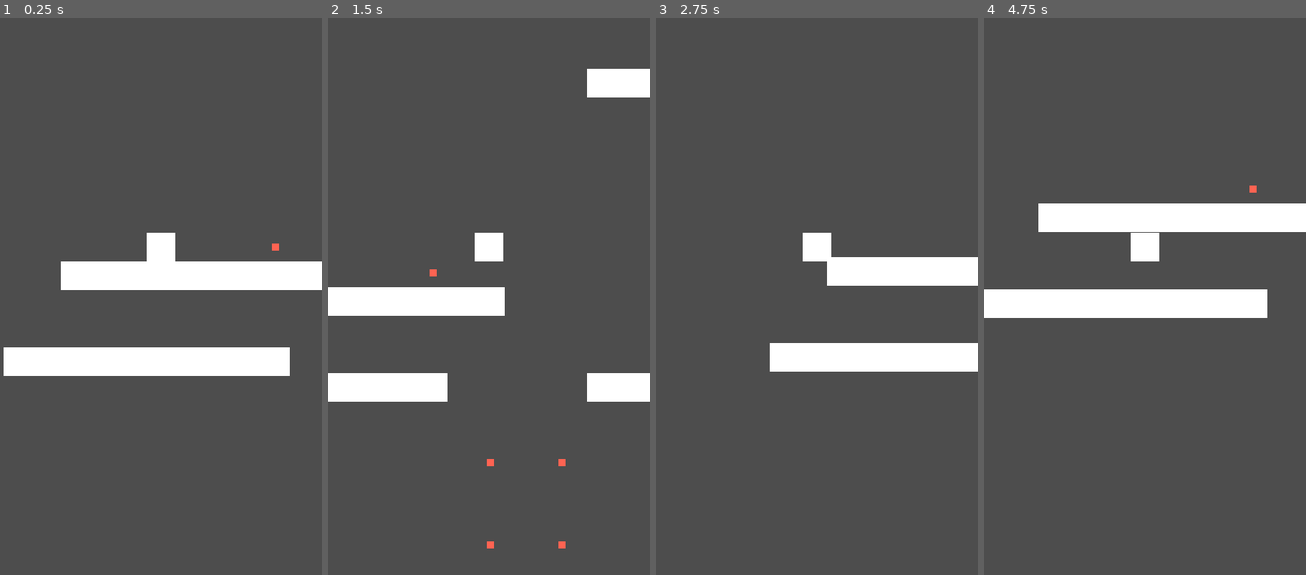
Above: before the commit, frames 1-4 (left to right).
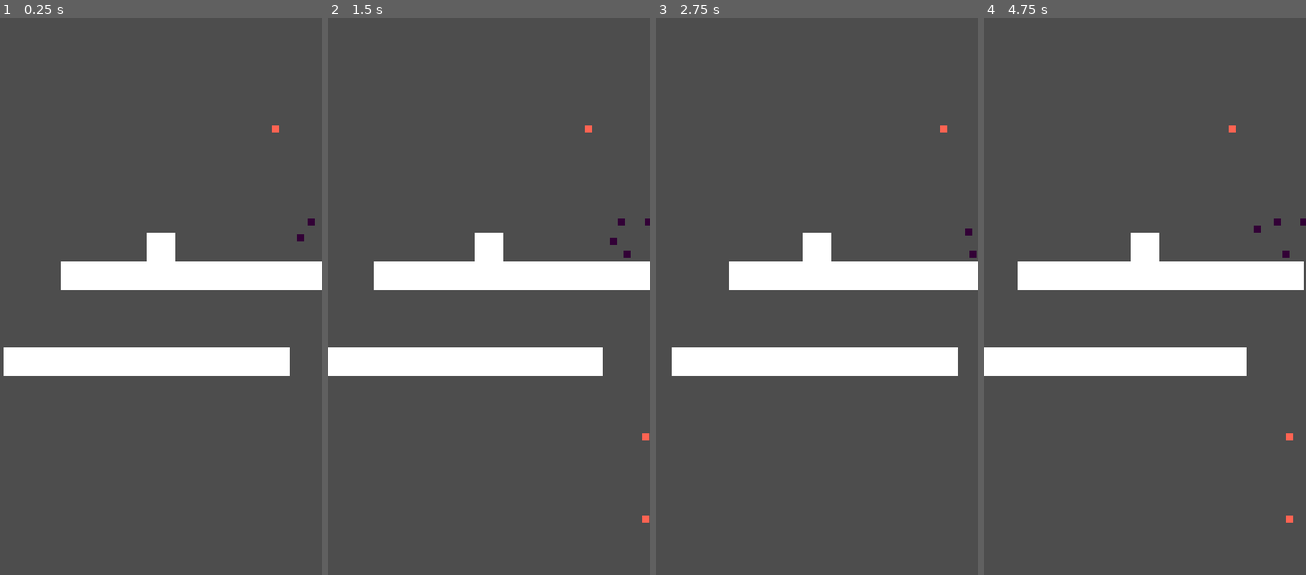
Above: after the commit, the same moments.

Repository: TylerPelaez/Sprouts
Game: Godot game, scene res://Levels/TylerTest.tscn
Two runs of this game, one before a commit and one after it. Both use one fixed random seed, a clock stepped at 60 frames per second and the inputs below. This scene is started directly instead of the project's main scene.
Inputs:
- Up to frame 1 (0.25 s): no input
- Up to frame 2 (1.5 s): hold E (Hit Switch) 0.53-1.28 s; hold D (Right) from 0.53 s (still down); tap Space (Jump) at 0.77 s; tap E (Hit Switch) at 1.35 s
- Up to frame 3 (2.75 s): tap Space (Jump) at 1.52 s; release D (Right) at 2.03 s; hold A (Left) from 2.03 s (still down); hold E (Hit Switch) from 2.03 s (still down)
- Up to frame 4 (4.75 s): release A (Left) at 2.78 s; release E (Hit Switch) at 2.78 s; hold D (Right) 2.78-4.28 s; tap E (Hit Switch) at 2.85, 4.35 s; tap Space (Jump) at 3.02, 3.77, 4.52 s; hold E (Hit Switch) 3.53-4.28 s; hold A (Left) from 4.28 s (still down)

The runs differ from the first frame. In frame 1, 0.1% of the frame differs, in the area x 84-98%, y 19-42%; in frame 2, 15%; in frame 3, 5.1%; in frame 4, 18%, in the area x 0-100%, y 19-91%.

Commit message:
Fix crash

Diff:
--- a/Levels/TylerTest.tscn
+++ b/Levels/TylerTest.tscn
@@ -1,14 +1,15 @@
-[gd_scene load_steps=11 format=3 uid="uid://cks2s8aa0xkm2"]
+[gd_scene load_steps=12 format=3 uid="uid://cks2s8aa0xkm2"]
 
 [ext_resource type="Script" path="res://Scripts/LevelController.gd" id="1_60dag"]
 [ext_resource type="Texture2D" uid="uid://bxn8kvm570f80" path="res://Art/Test/White.png" id="2_qan4b"]
 [ext_resource type="PackedScene" uid="uid://bvx0c80txy8rv" path="res://Prefabs/LandingPad.tscn" id="3_126nx"]
-[ext_resource type="PackedScene" uid="uid://6iwmsrnv047f" path="res://Prefabs/MovingPlatform.tscn" id="3_fm4aq"]
+[ext_resource type="PackedScene" uid="uid://ep6nutbk5cst" path="res://Prefabs/MovingPlatform.tscn" id="3_fm4aq"]
 [ext_resource type="PackedScene" uid="uid://d2ngs33h645x4" path="res://Prefabs/KillArea.tscn" id="4_rw5bo"]
 [ext_resource type="PackedScene" uid="uid://bucqxfshflxln" path="res://Prefabs/SpikeEnemy.tscn" id="5_klksn"]
 [ext_resource type="PackedScene" uid="uid://dwr0wpdjf27gt" path="res://Prefabs/Switch.tscn" id="5_n852e"]
 [ext_resource type="PackedScene" uid="uid://cg03aepviau41" path="res://Prefabs/LevelEnd.tscn" id="6_htsaq"]
 [ext_resource type="PackedScene" uid="uid://cr5myk64gyok3" path="res://Prefabs/InteractableCompanion.tscn" id="9_o51mv"]
+[ext_resource type="PackedScene" uid="uid://sm5n8ljv3sdn" path="res://Prefabs/BatTest.tscn" id="10_ylfpf"]
 
 [sub_resource type="RectangleShape2D" id="RectangleShape2D_irls3"]
 size = Vector2(64, 64)
@@ -114,6 +115,7 @@
 [node name="Hazards" type="Node2D" parent="."]
 
 [node name="SpikeEnemy" parent="Hazards" instance=ExtResource("5_klksn")]
+position = Vector2(160, 24)
 
 [node name="SpikeEnemy2" parent="Hazards" instance=ExtResource("5_klksn")]
 position = Vector2(288, 712)
@@ -167,4 +169,8 @@
 position = Vector2(736, 480)
 dialog_file_path = "res://Dialog/ExampleDialog.json"
 
+[node name="Node2D" parent="." instance=ExtResource("10_ylfpf")]
+position = Vector2(232, -72)
+num_bats = 20
+
 [editable path="Environment/Ground/MovingPlatform"]
--- a/Scripts/MovingPlatform.gd
+++ b/Scripts/MovingPlatform.gd
@@ -26,7 +26,7 @@
 	else:
 		current_target = position_1.global_position
 		current_origin = position_2.global_position
-	var tween = get_tree().create_tween()
+	var tween = get_tree().create_tween().bind_node(self)
 	tween.set_process_mode(Tween.TWEEN_PROCESS_PHYSICS)
 	tween.tween_property(body, "global_position", current_target, travel_time_seconds)
-	tween.tween_callback(func(): Util.call_delayed(change_target, wait_time))
+	tween.tween_callback(change_target).set_delay(wait_time)
--- a/Scripts/Util.gd
+++ /dev/null
@@ -1,4 +0,0 @@
-extends Node
-
-func call_delayed(method: Callable, delay_seconds: float):
-	get_tree().create_timer(delay_seconds).timeout.connect(method)
--- a/project.godot
+++ b/project.godot
@@ -15,19 +15,15 @@
 config/features=PackedStringArray("4.0", "GL Compatibility")
 config/icon="res://icon.svg"
 
-[autoload]
-
-Util="*res://Scripts/Util.gd"
-
 [display]
 
 window/size/viewport_width=720
 window/size/viewport_height=1280
 window/size/window_width_override=480
 window/size/window_height_override=854
+window/handheld/orientation=1
 window/stretch/mode="canvas_items"
 window/stretch/aspect="expand"
-window/handheld/orientation=1
 
 [editor]
 
